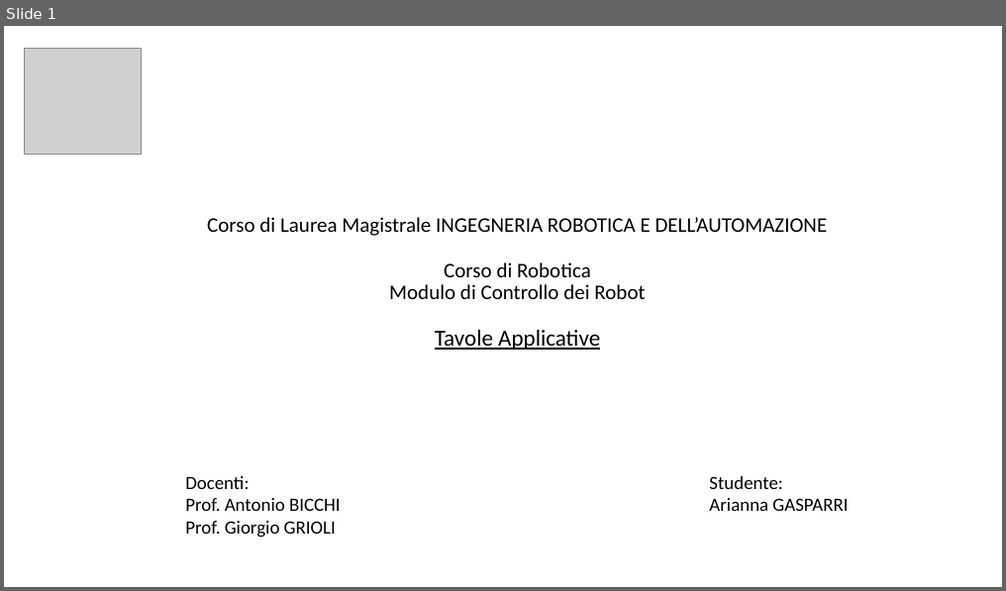
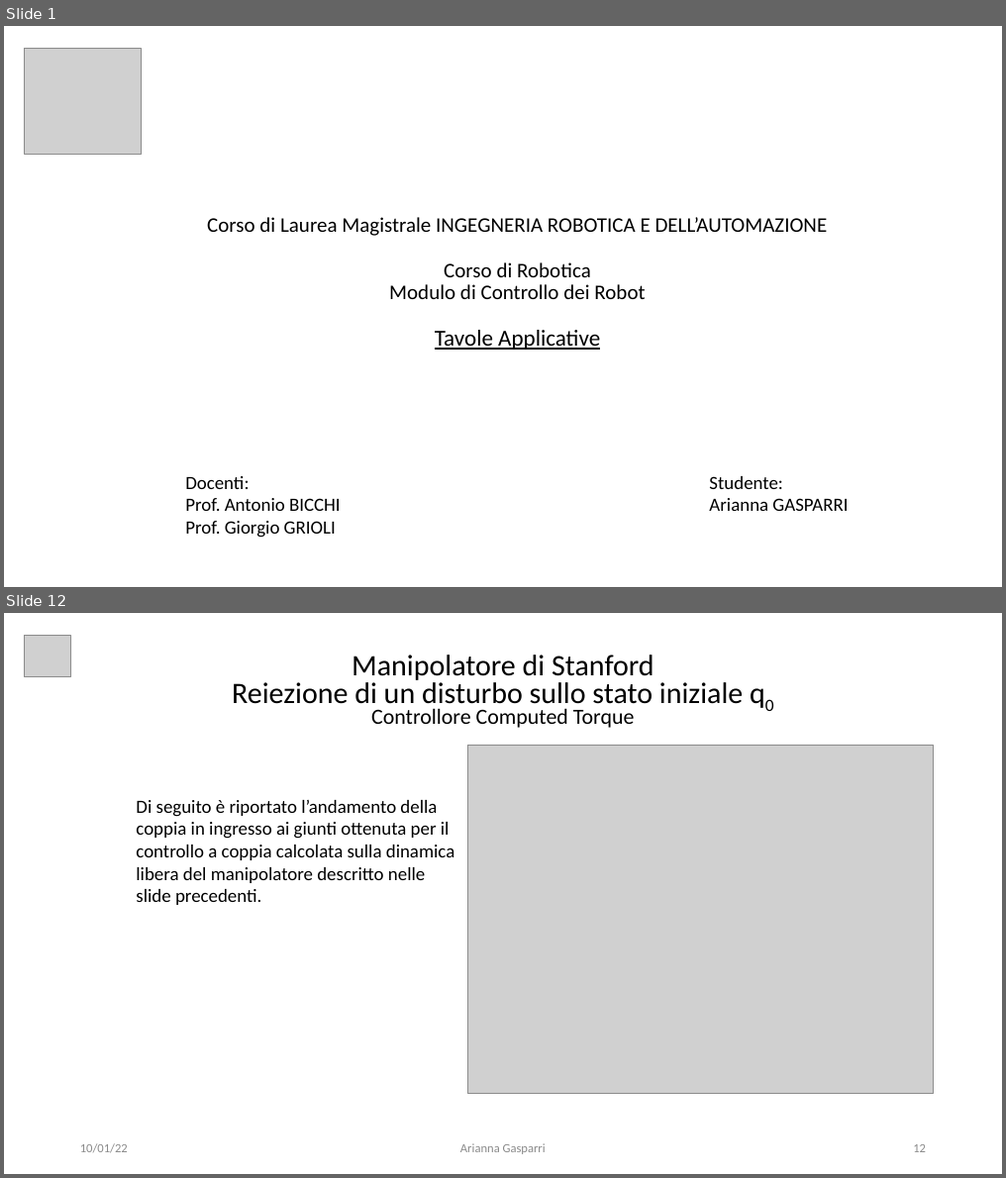
Before and after one commit to giga487/BicchiGas, a slide deck: Relazione/Presentazione.pptx. Shown one above the other, each under a label of ours: slide 1 before the commit, slides 1 and 12 after it; the slides between them are not shown. The pictures are 1006x591 and 1006x1178 pixels, drawn with LibreOffice and Linux fonts; fonts in the diff are those of the drawing; grey boxes stand for pictures. Boxes give left, top, right and bottom in pixels: in the first picture for what was removed or moved away, otherwise in the second. Text is boxed around its words. In the diff, an @@ line names an element or a change of style, - is before the commit and + after.

```diff
--- a/Relazione/Presentazione.pptx
+++ b/Relazione/Presentazione.pptx
@@ slide 12 added at (4,613,1002,1174), background #FFFFFF @@
@@ picture added at (24,635,70,677) @@
@@ text added at (232,655,743,728), 28.6 pt, text #000000 @@
+Manipolatore di Stanford
+Reiezione di un disturbo sullo stato iniziale q0
+Controllore Computed Torque
@@ picture added at (467,745,933,1094) @@
@@ text added at (136,800,454,905), 18 pt, text #000000 @@
+Di seguito è riportato l’andamento della coppia in ingresso ai giunti ottenuta per il controllo a coppia calcolata sulla dinamica libera del manipolatore descritto nelle slide precedenti.
@@ text added at (80,1144,128,1154), 12 pt, text #8C8C8C @@
+10/01/22
@@ text added at (460,1144,546,1155), 12 pt, text #8C8C8C @@
+Arianna Gasparri
@@ page number added at (913,1145,926,1153), 12 pt, text #8C8C8C @@
+12
```
Also in this commit, not shown: 24 slides changed, 13 other slides added, 3 slides removed, 44 other files.
